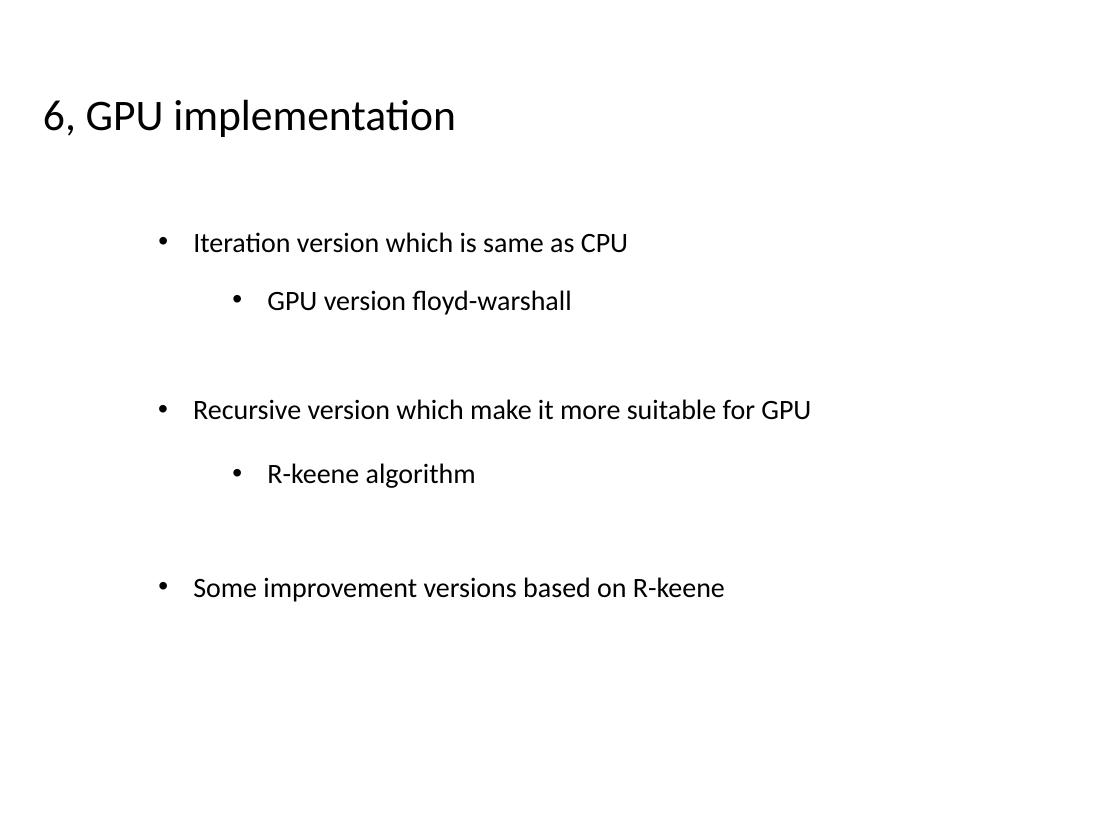
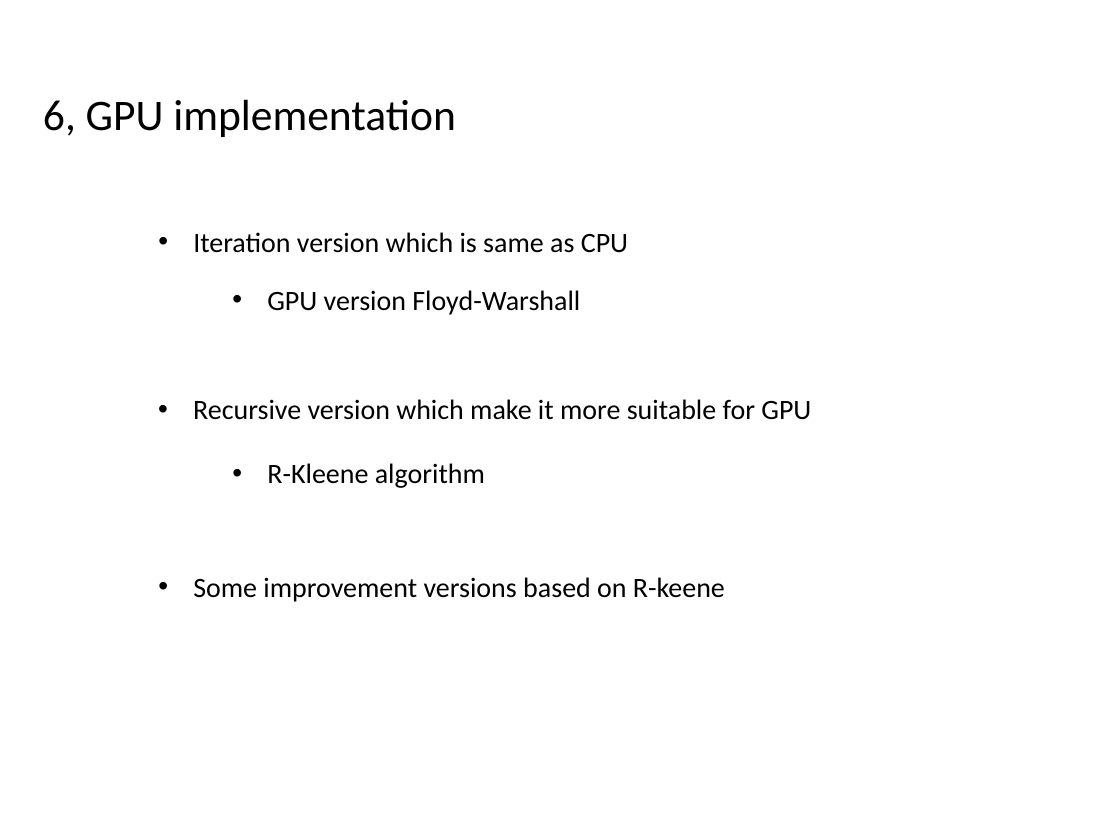
Before and after one commit to deyiaodiao/APSP_CUDA, a slide deck: slide 7 of report/CS677 Final Project.pptx. Drawn at 1120x840 pixels with LibreOffice and Linux fonts; fonts in the diff are those of the drawing. Boxes give left, top, right and bottom in pixels: in the first picture for what was removed or moved away, otherwise in the second. Text is boxed around its words. In the diff, an @@ line names an element or a change of style, - is before the commit and + after.

```diff
--- a/report/CS677 Final Project.pptx
+++ b/report/CS677 Final Project.pptx
@@ text at bbox=[267, 290, 580, 315]: text changed @@
-• GPU version floyd-warshall
+• GPU version Floyd-Warshall
@@ text at bbox=[267, 463, 485, 488]: text changed @@
-• R-keene algorithm
+• R-Kleene algorithm
```
Also in this commit, not shown: 12 other slides changed, 1 slide added, 3 other files.
